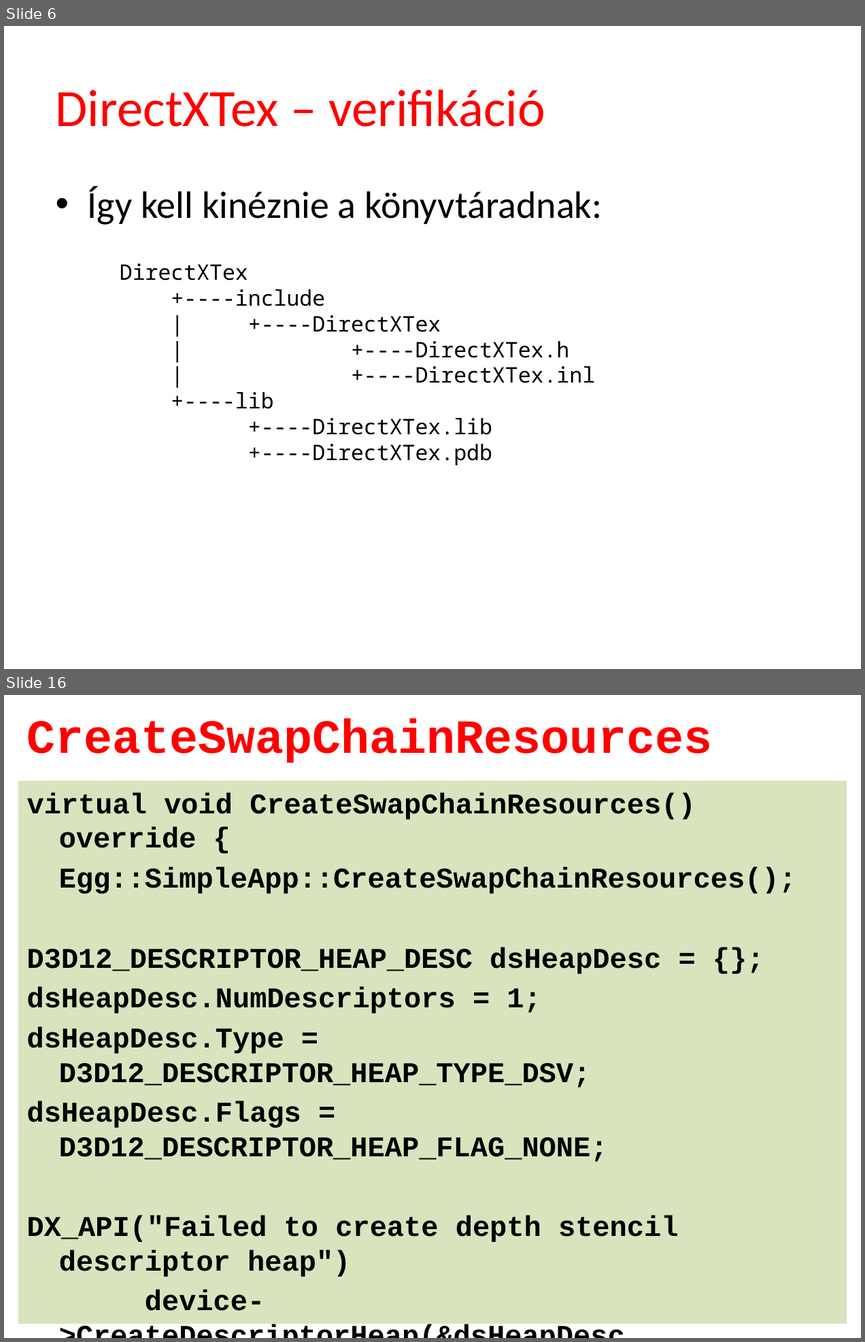
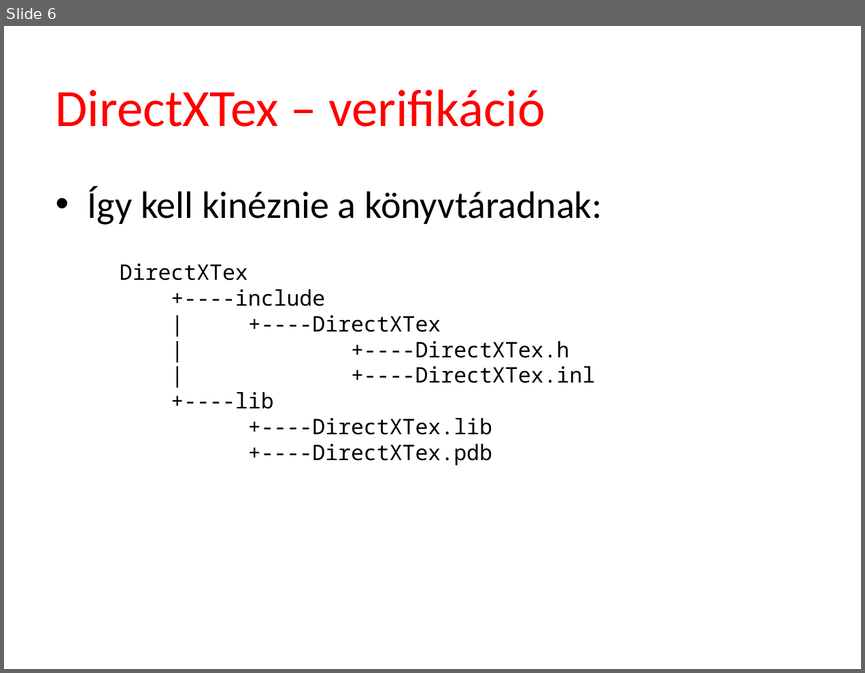
Before and after one commit to tyekx/dx12, a slide deck: Slides/ggl004-Textures.pptx. Shown one above the other, each under a label of ours: slides 6 and 16 before the commit, slide 6 after it; the slides between them are not shown. The pictures are 865x1342 and 865x673 pixels, drawn with LibreOffice and Linux fonts; fonts in the diff are those of the drawing; background and template pictures are left out. Boxes give left, top, right and bottom in pixels: in the first picture for what was removed or moved away, otherwise in the second. Text is boxed around its words. In the diff, an @@ line names an element or a change of style, - is before the commit and + after.

```diff
--- a/Slides/ggl004-Textures.pptx
+++ b/Slides/ggl004-Textures.pptx
@@ slide 16 removed at [4,695,861,1338], background #FFFFFF @@
@@ title removed at [27,719,713,763] @@
-CreateSwapChainResources
@@ text removed at [18,781,847,1323] @@
-virtual void CreateSwapChainResources() override {
-Egg::SimpleApp::CreateSwapChainResources();
-D3D12_DESCRIPTOR_HEAP_DESC dsHeapDesc = {};
-dsHeapDesc.NumDescriptors = 1;
-dsHeapDesc.Type = D3D12_DESCRIPTOR_HEAP_TYPE_DSV;
-dsHeapDesc.Flags = D3D12_DESCRIPTOR_HEAP_FLAG_NONE;
-DX_API("Failed to create depth stencil descriptor heap")
-device->CreateDescriptorHeap(&dsHeapDesc, IID_PPV_ARGS(dsvHeap.GetAddressOf()));
```
Also in this commit, not shown: 2 slides changed, 15 other slides removed.
